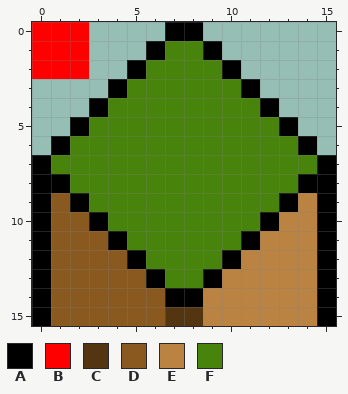
Two states of a pixel-art sprite, chunky/src/res/icons/iso-se.png. Above, as it was before the edit.
The file is 16x16 pixels.
Palette (. is transparent): A #000000  B #ff0000  C #533512  D #8a5920  E #ba8342  F #48830c
Pixels before, first column x 0:
 0 BBB....AA.......
 1 BBB...AFFA......
 2 BBB..AFFFFA.....
 3 ....AFFFFFFA....
 4 ...AFFFFFFFFA...
 5 ..AFFFFFFFFFFA..
 6 .AFFFFFFFFFFFFA.
 7 AFFFFFFFFFFFFFFA
 8 AAFFFFFFFFFFFFAA
 9 ADAFFFFFFFFFFAEA
10 ADDAFFFFFFFFAEEA
11 ADDDAFFFFFFAEEEA
12 ADDDDAFFFFAEEEEA
13 ADDDDDAFFAEEEEEA
14 ADDDDDDAAEEEEEEA
15 ADDDDDDCCEEEEEEA
After the commit:
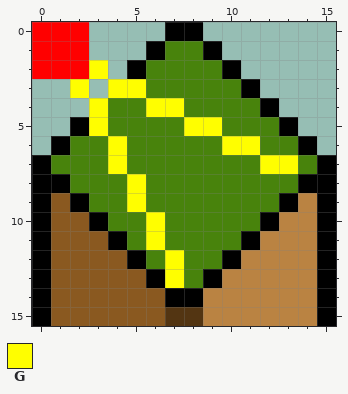
Colours new in this view: G #fffe00
The edit:
Changed rows in their new state; - is an unchanged pixel.
first column x 2:
 2 -G----------
 3 G-GG--------
 4 -G--GG------
 5 -G----GG----
 6 --G-----GG--
 7 --G-------GG
 8 ---G--------
 9 ---G--------
10 ----G-------
11 ----G-------
12 -----G------
13 -----G------
Where, in picture pixels (left, top, right, bottom), the same in both pictures:
changed: (70, 60, 298, 288)
